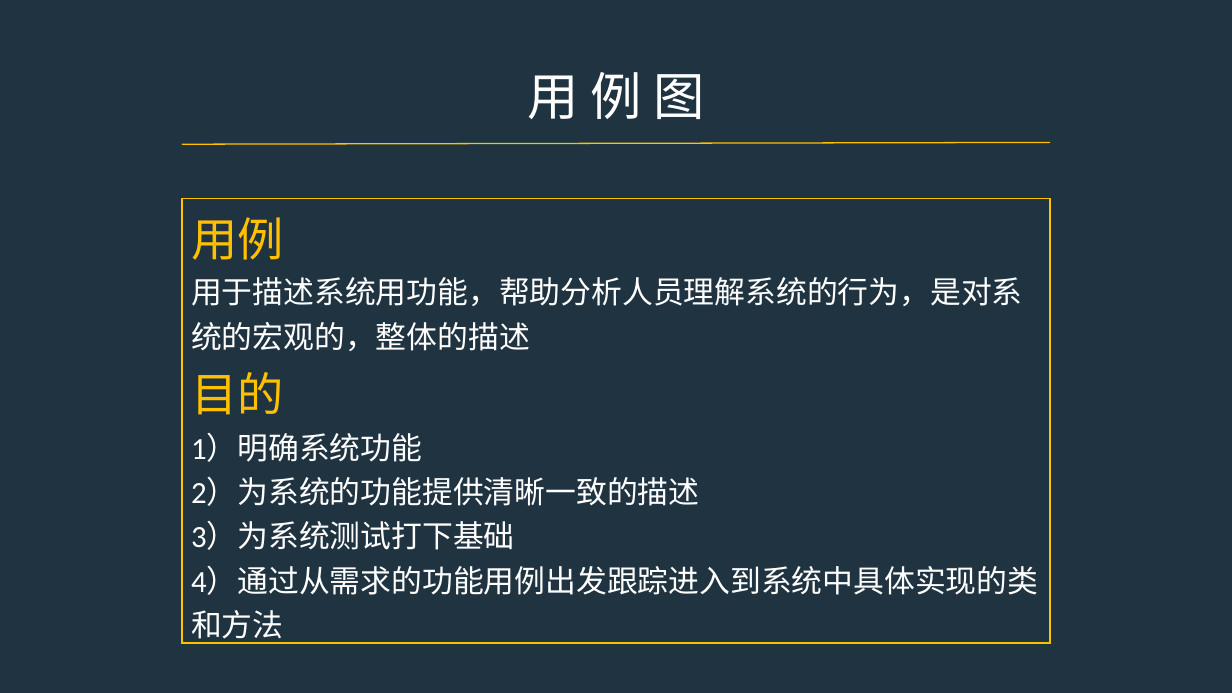
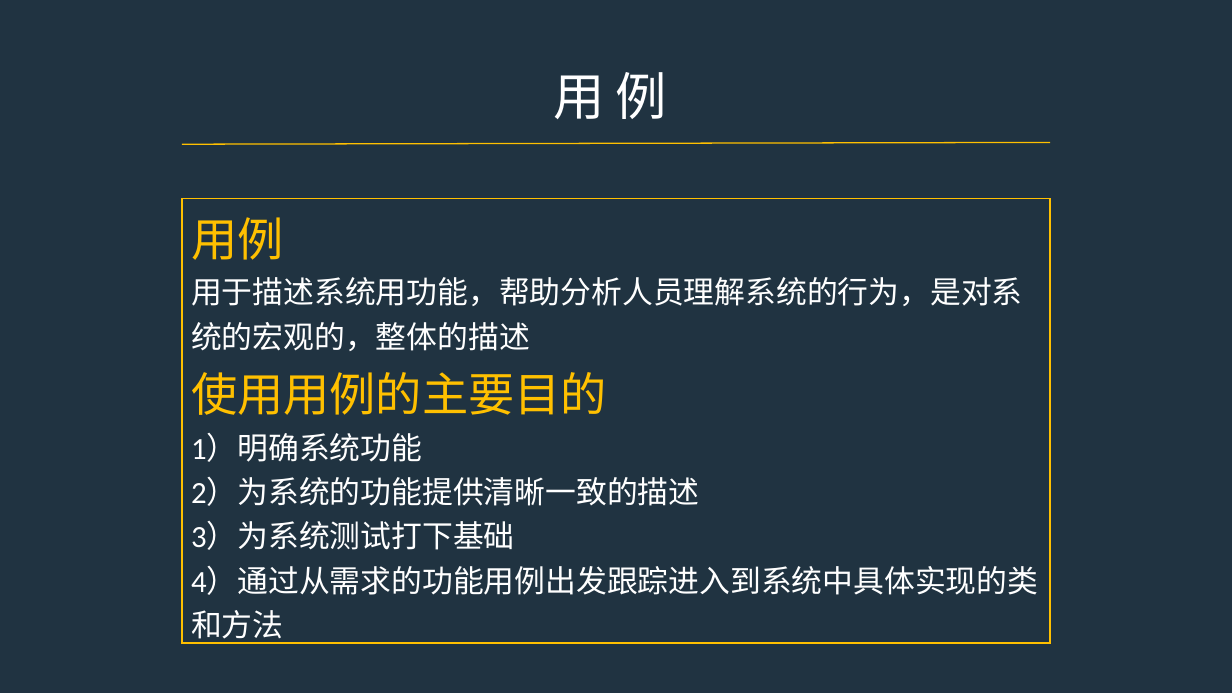
Before and after one commit to PRD2017-G07/G07-teamwork, a slide deck: slide 3 of 0PPT/UML图.pptx. Drawn at 1232x693 pixels with LibreOffice and Linux fonts; fonts in the diff are those of the drawing. Boxes give left, top, right and bottom in pixels: in the first picture for what was removed or moved away, otherwise in the second. Text is boxed around its words. In the diff, an @@ line names an element or a change of style, - is before the commit and + after.

```diff
--- a/0PPT/UML图.pptx
+++ b/0PPT/UML图.pptx
@@ text at (553, 72, 667, 119): text changed @@
-用 例 图
+用 例
@@ text in rectangle at (191, 372, 607, 415): text changed @@
-目的
+使用用例的主要目的
```
Also in this commit, not shown: 15 other slides changed, 3 slides added, 3 slides removed.
